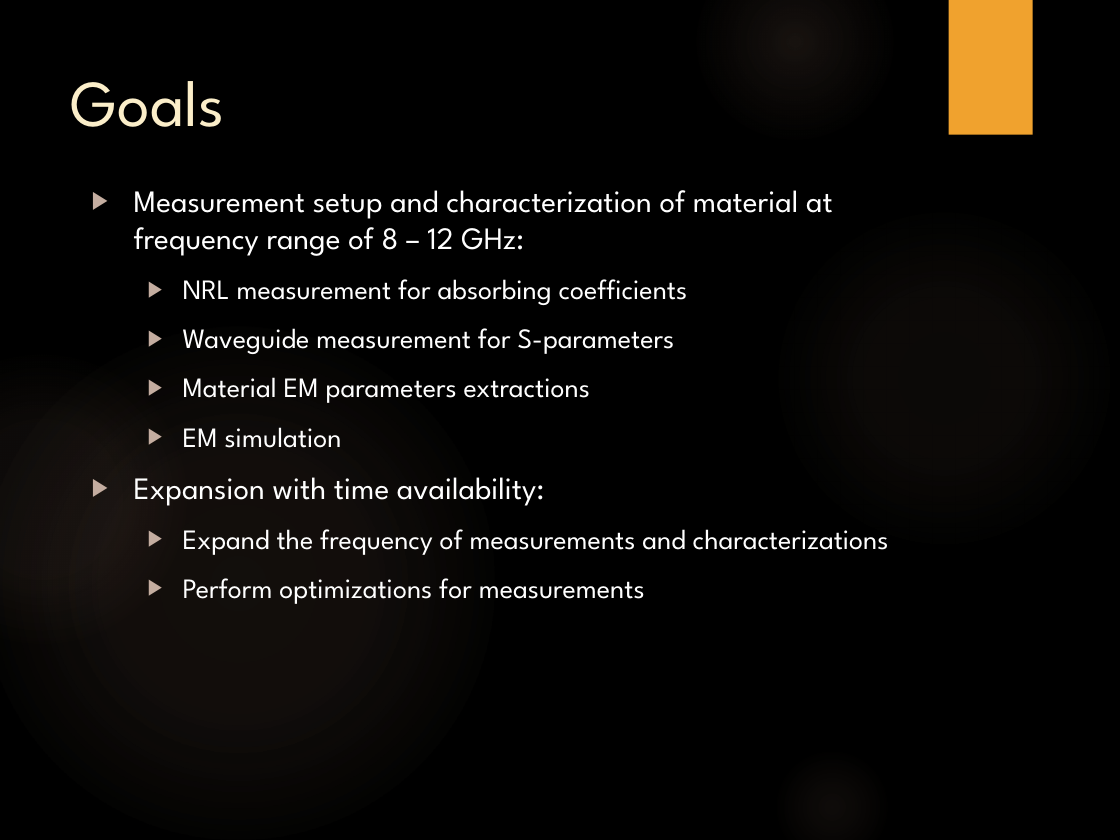
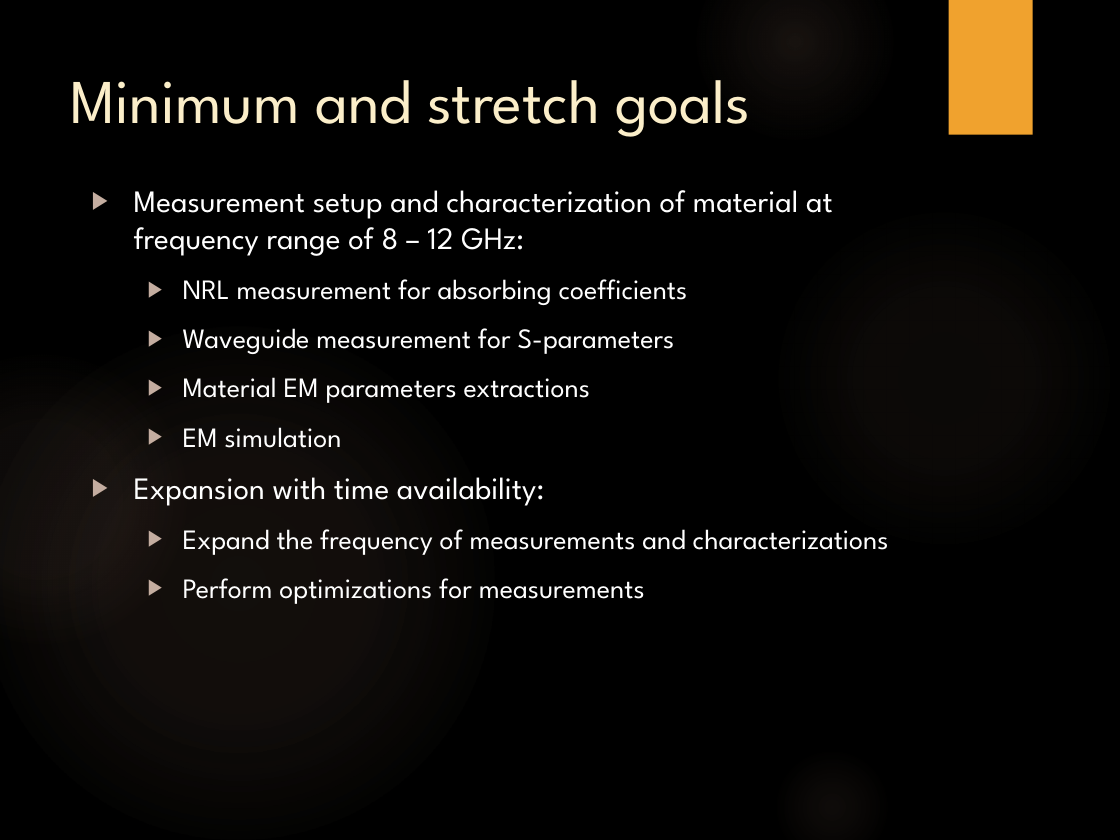
Before and after one commit to trankhiemha/ECE412-413-Capstone-Project-N3, a slide deck: slide 12 of Capstone project proposal presentation.pptx. Drawn at 1120x840 pixels with LibreOffice and Linux fonts; fonts in the diff are those of the drawing; background and template pictures are left out. Boxes give left, top, right and bottom in pixels: in the first picture for what was removed or moved away, otherwise in the second. Text is boxed around its words. In the diff, an @@ line names an element or a change of style, - is before the commit and + after.

```diff
--- a/Capstone project proposal presentation.pptx
+++ b/Capstone project proposal presentation.pptx
@@ title at (71,80,751,137): text changed; size 42 to 40 pt @@
-Goals
+Minimum and stretch goals
```
Also in this commit, not shown: 11 other slides changed, 2 slides added, 1 slide removed.
